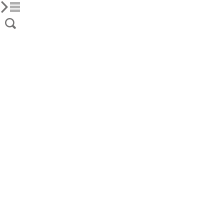
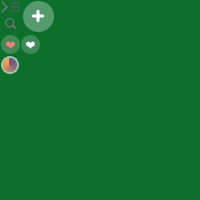
Two versions of the same layered image (200px x 200px). Layer-by-layer changes:
added layer "椭圆 5" above "Shape 3" over <box>2,57,18,73</box>
added layer "Shape 3" above "Ellipse 1 copy" over <box>26,41,35,49</box>
added layer "Ellipse 1 copy" (20%) above "Shape 3 拷贝 2" over <box>21,35,40,54</box>
added layer "Shape 3 拷贝 2" above "Ellipse 1 copy 拷贝 2" over <box>6,41,15,49</box>
added layer "Ellipse 1 copy 拷贝 2" (20%) above "Plus icon" over <box>1,35,20,54</box>
showed "图层 1" over <box>0,0,200,200</box>
